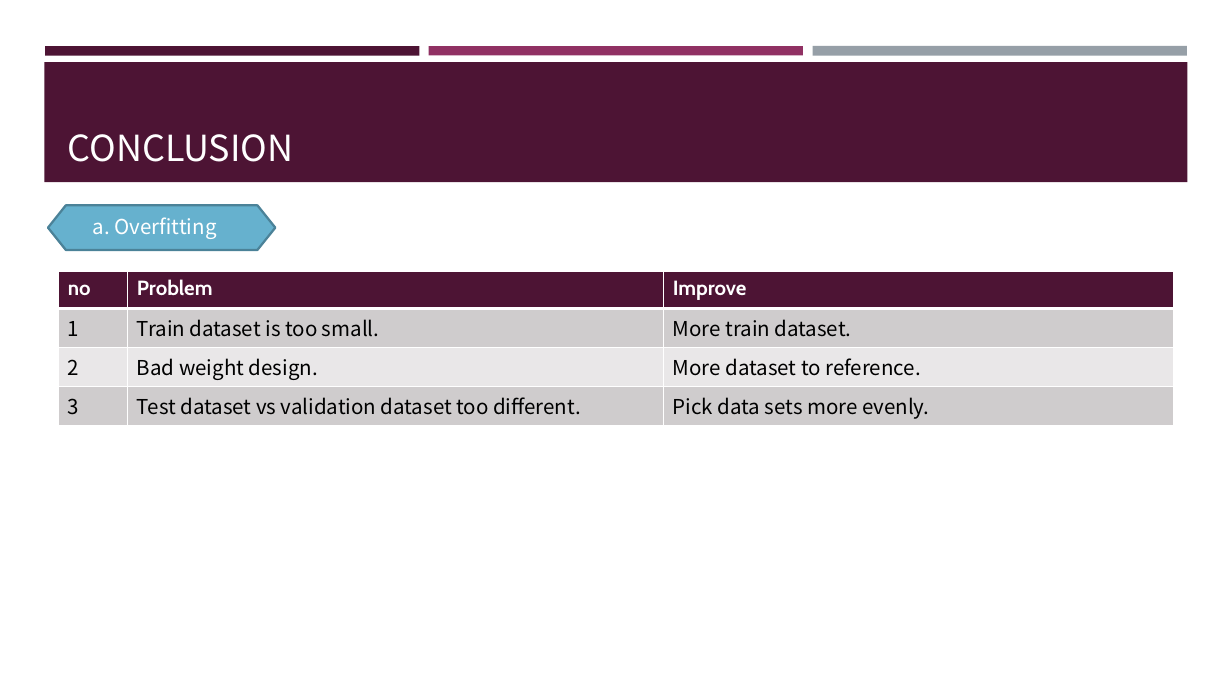
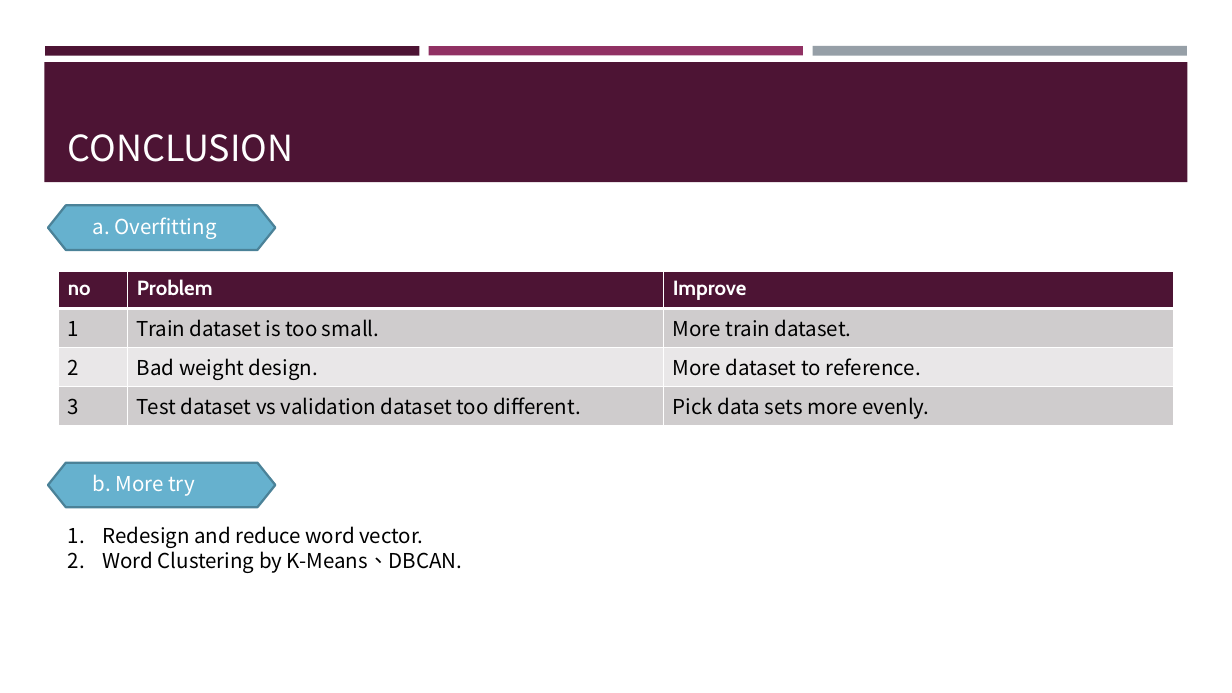
Before and after one commit to frankye1000/NYCU-DigitalMedicine, a slide deck: slide 19 of Case_Presentation_1/ppt/case1_CT_02.pptx (slide 17 before the commit). Drawn at 1232x693 pixels with LibreOffice and Linux fonts; fonts in the diff are those of the drawing. Boxes give left, top, right and bottom in pixels: in the first picture for what was removed or moved away, otherwise in the second. Text is boxed around its words. In the diff, an @@ line names an element or a change of style, - is before the commit and + after.

```diff
--- a/Case_Presentation_1/ppt/case1_CT_02.pptx
+++ b/Case_Presentation_1/ppt/case1_CT_02.pptx
@@ hexagon added at bbox=[48, 463, 275, 507], fill #66B1CE, outline #4B8398 1.75 pt @@
@@ text added at bbox=[93, 474, 195, 496], 16 pt, text #FFFFFF @@
+b. More try
@@ text added at bbox=[102, 526, 462, 573], 16 pt, text #000000 @@
+1. Redesign and reduce word vector.
+2. Word Clustering by K-Means、DBCAN.
```
Also in this commit, not shown: 3 other slides changed, 2 slides added, 3 other files.
